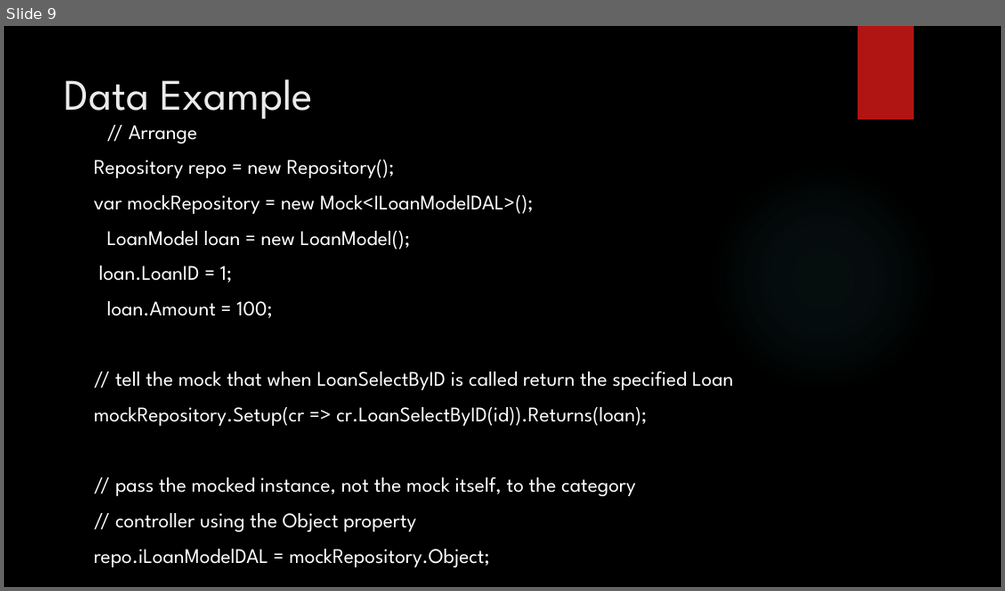
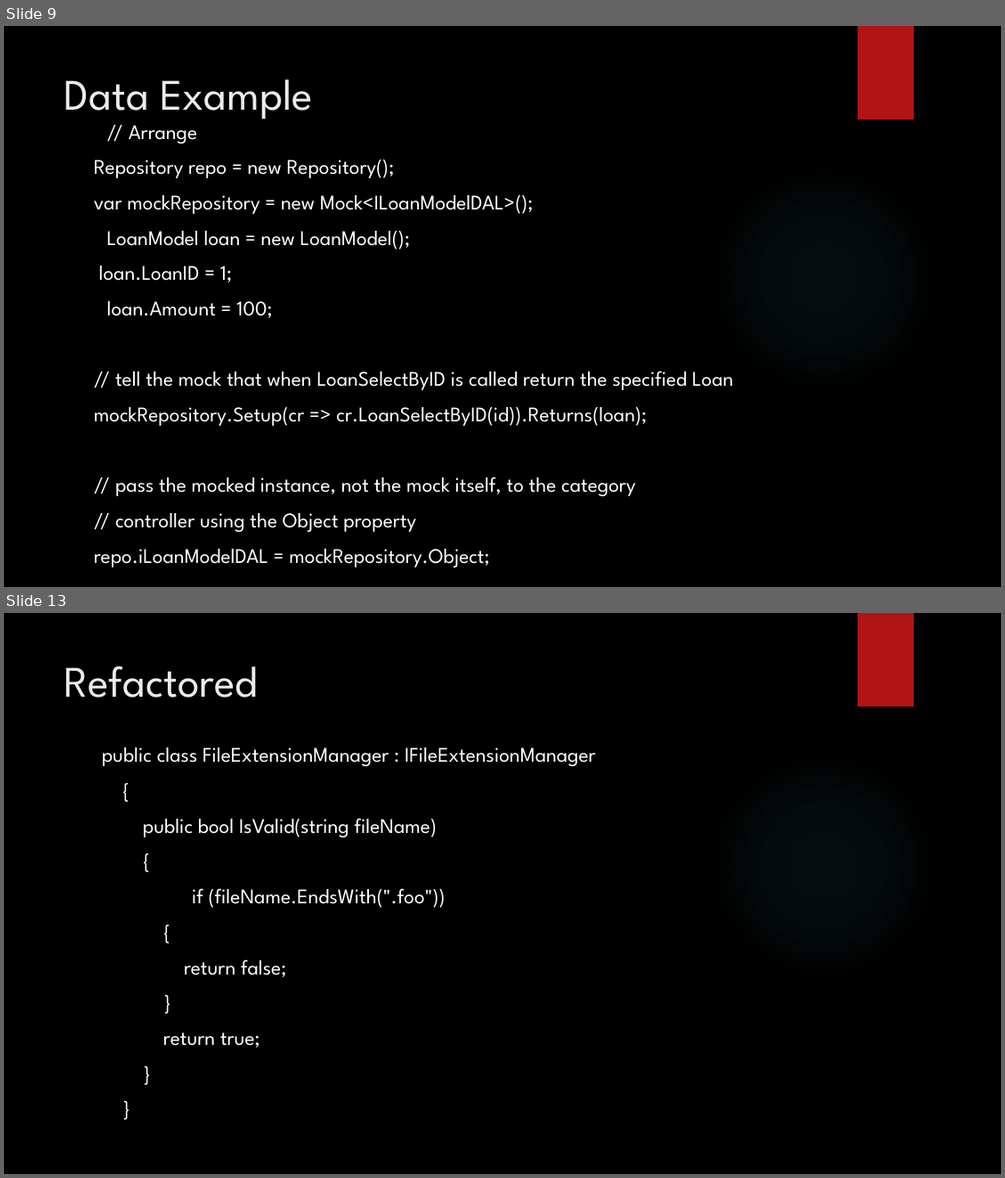
Before and after one commit to aeroradish/dotnet.unittestpresentation, a slide deck: UnitTestPresentation.pptx. Shown one above the other, each under a label of ours: slide 9 before the commit, slides 9 and 13 after it; the slides between them are not shown. The pictures are 1005x591 and 1005x1178 pixels, drawn with LibreOffice and Linux fonts; fonts in the diff are those of the drawing; background and template pictures are left out. Boxes give left, top, right and bottom in pixels: in the first picture for what was removed or moved away, otherwise in the second. Text is boxed around its words. In the diff, an @@ line names an element or a change of style, - is before the commit and + after.

```diff
--- a/UnitTestPresentation.pptx
+++ b/UnitTestPresentation.pptx
@@ slide 13 added at (x1=4, y1=613, x2=1001, y2=1174), background picture (left out); not listed: 2 template elements that a slide beside it also shows @@
@@ title added at (x1=65, y1=666, x2=258, y2=698), 42 pt, text #EBEBEB @@
+Refactored
@@ text added at (x1=102, y1=747, x2=596, y2=1047), 20 pt, text #FFFFFF @@
+public class FileExtensionManager : IFileExtensionManager
+{
+public bool IsValid(string fileName)
+{
+if (fileName.EndsWith(".foo"))
+{
+return false;
+}
+return true;
+}
+}
```
Also in this commit, not shown: 3 slides changed, 6 other slides added, 1 other file.
